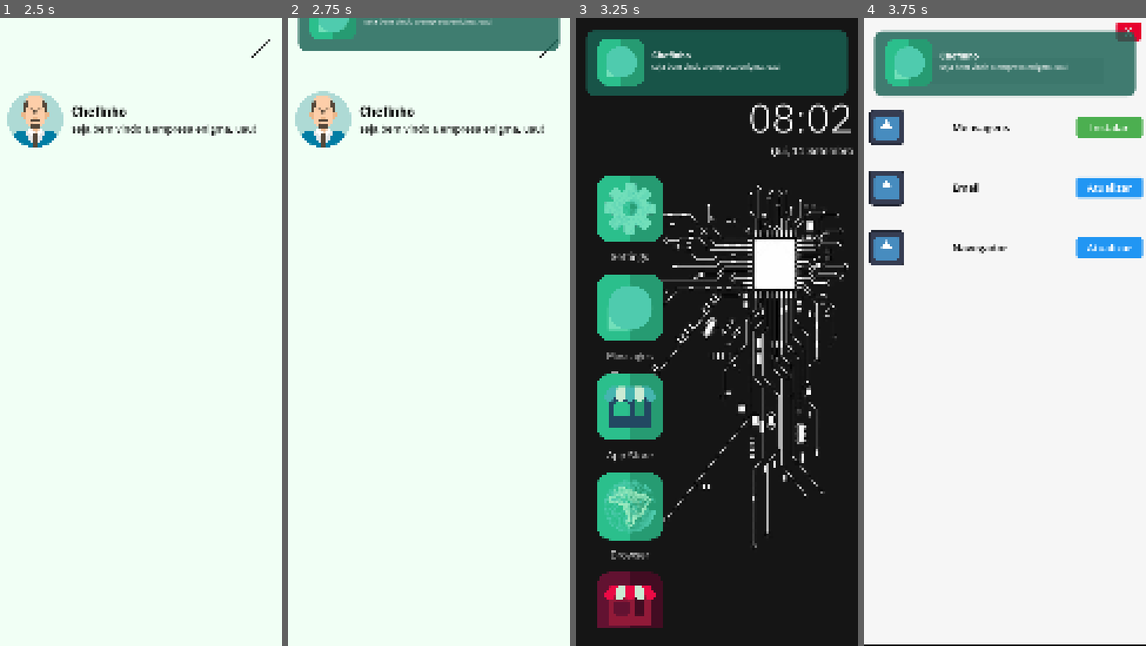
Above: before the commit, frames 1-4 (left to right).
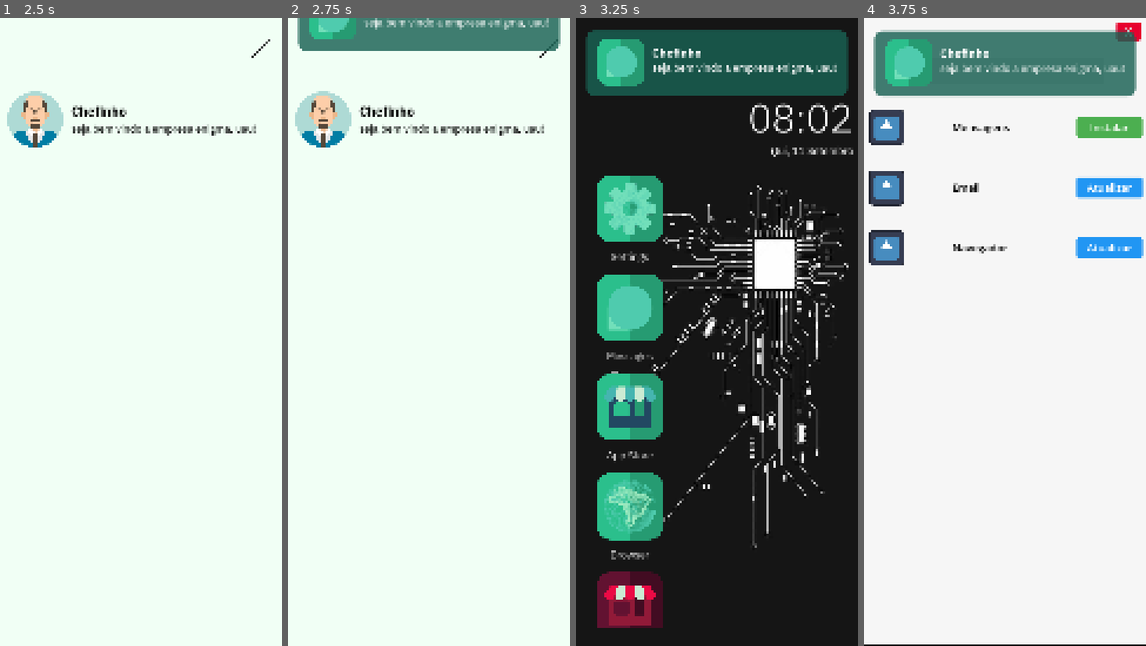
Above: after the commit, the same moments.

Repository: StudioENIGMA/ProjectENIGMA
Game: Godot game, scene res://scenes/main.tscn
The game is run twice, just before and just after one commit, with the same random seed, the same clock (stepped at 60 frames per second) and the same inputs. The engine's default icon, where the game draws it, is replaced by a stand-in: a white triangle on a blue panel in a dark square.
Inputs (mouse positions are in pixels of both pictures, inside the frame that each line leads up to):
- Up to frame 1 (2.5 s): click "NEW GAME" at 0.5 s; click "Messages" at 1.25 s; click "< --" at 2 s
- Up to frame 2 (2.75 s): no input
- Up to frame 3 (3.25 s): click (835, 49) at 2.75 s
- Up to frame 4 (3.75 s): click "App Store" at 3.5 s

Frame 1 is identical in both runs. In frame 2, 0.5% of the frame differs, in the area x 26-93%, y 0-2%; in frame 3, 0.8%, in the area x 26-93%, y 4-9%; in frame 4, 0.7%.

Commit message:
fix: fixed notification font size

Diff:
--- a/scenes/notification_popup.tscn
+++ b/scenes/notification_popup.tscn
@@ -68,20 +68,20 @@
 
 [node name="content" type="Label" parent="notification"]
 offset_left = -249.0
-offset_top = -1034.0
+offset_top = -1037.0
 offset_right = 401.0
-offset_bottom = -951.0
+offset_bottom = -954.0
 theme_override_fonts/font = ExtResource("1_y4pw6")
-theme_override_font_sizes/font_size = 28
+theme_override_font_sizes/font_size = 40
 text = "Olá, seja bem vindo à Enigma!"
 
 [node name="title" type="Label" parent="notification"]
 offset_left = -249.0
-offset_top = -1081.0
-offset_right = -96.0
-offset_bottom = -1032.0
+offset_top = -1097.0
+offset_right = -59.0
+offset_bottom = -1037.0
 theme_override_fonts/font = ExtResource("2_uiujy")
-theme_override_font_sizes/font_size = 35
+theme_override_font_sizes/font_size = 45
 text = "Chefinho"
 
 [node name="Sprite2D" type="Sprite2D" parent="notification"]
